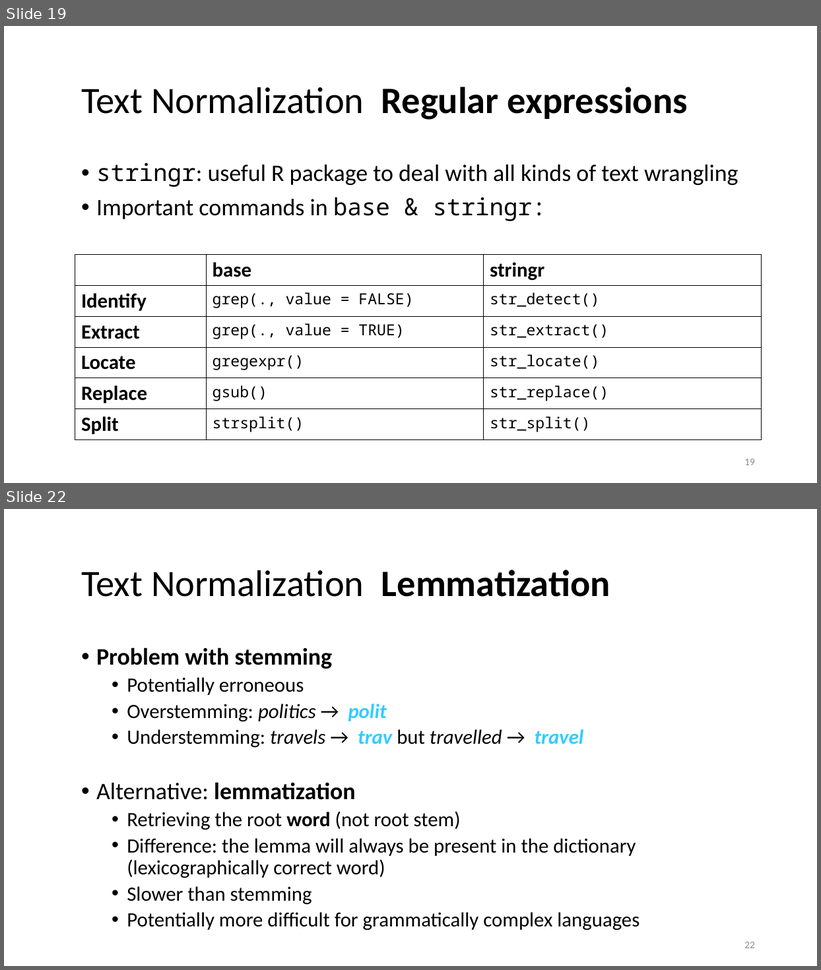
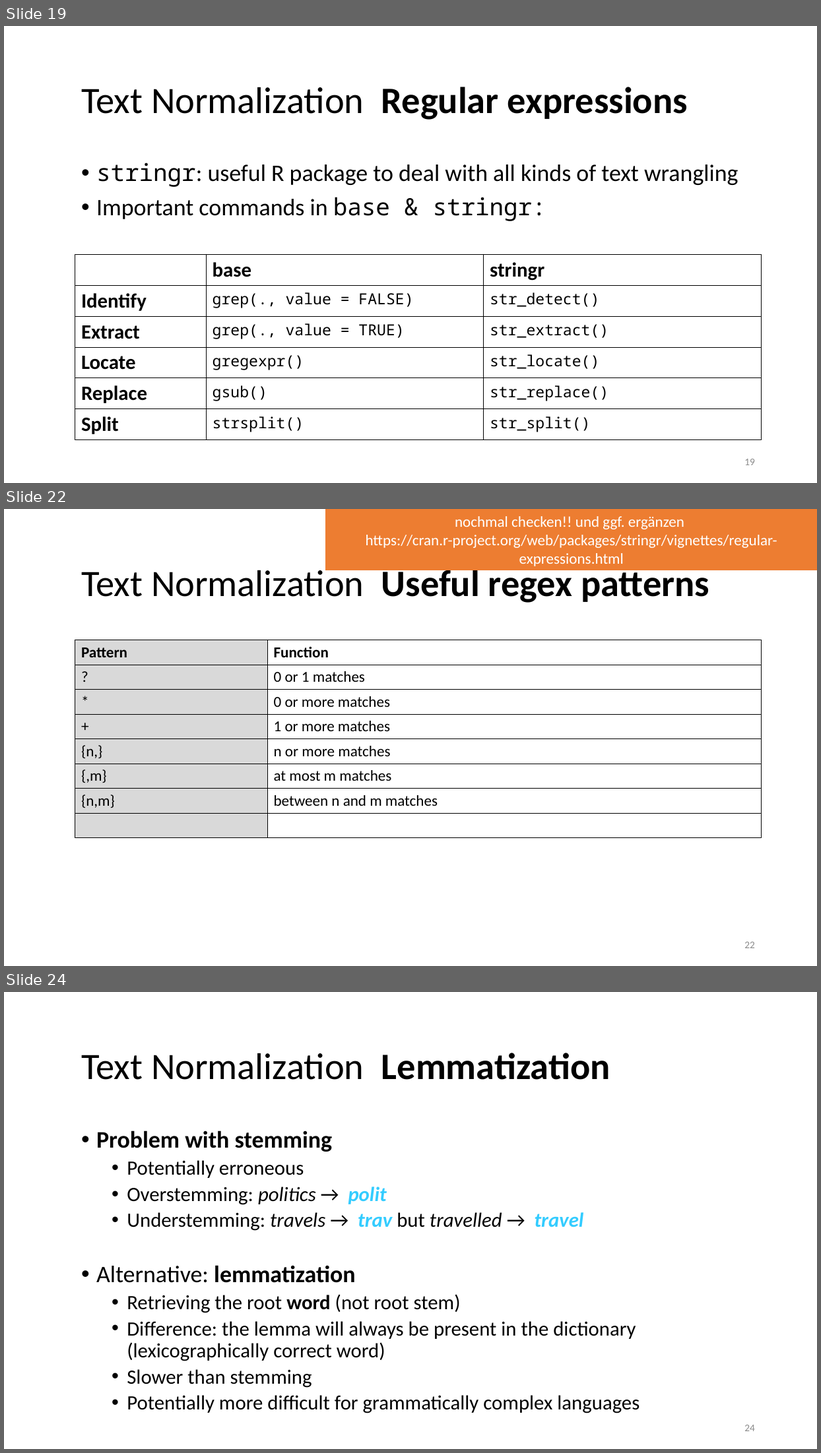
Before and after one commit to lisa-wm/consulting, a slide deck: 5_seminar/Contents_Part_02/slides/Präsentation_Teil2_Lisa.pptx. Shown one above the other, each under a label of ours: slides 19 and 22 before the commit, slides 19, 22 and 24 after it; the slides between them are not shown. The pictures are 821x970 and 821x1453 pixels, drawn with LibreOffice and Linux fonts; fonts in the diff are those of the drawing. Boxes give left, top, right and bottom in pixels: in the first picture for what was removed or moved away, otherwise in the second. Text is boxed around its words. In the diff, an @@ line names an element or a change of style, - is before the commit and + after.

Commit message:
revised regex demo and saved matthias nlp stuff

```diff
--- a/5_seminar/Contents_Part_02/slides/Präsentation_Teil2_Lisa.pptx
+++ b/5_seminar/Contents_Part_02/slides/Präsentation_Teil2_Lisa.pptx
@@ slide 22 added at <box>4,509,817,966</box>, background #FFFFFF @@
@@ rectangle added at <box>326,509,817,570</box>, fill #ED7D31, outline #ED7D31 1 pt, 18 pt, text #FFFFFF @@
+nochmal checken!! und ggf. ergänzen
+https://cran.r-project.org/web/packages/stringr/vignettes/regular-expressions.html
@@ title added at <box>81,564,710,603</box>, 44 pt, text #000000, bold @@
+Text Normalization Useful regex patterns
@@ table added at <box>75,640,762,835</box>, 8 rows, 2 columns @@
+Pattern | Function
+? | 0 or 1 matches
+* | 0 or more matches
++ | 1 or more matches
+{n,} | n or more matches
+{,m} | at most m matches
+{n,m} | between n and m matches
+ | 
@@ page number added at <box>745,942,755,949</box>, 12 pt, text #8C8C8C @@
+22
@@ what was slide 22 is now slide 24 @@
@@ page number at <box>745,1425,755,1432</box>: text changed @@
-22
+24
```
Also in this commit, not shown: 3 slides changed, 1 other slide added, 2 other files.
